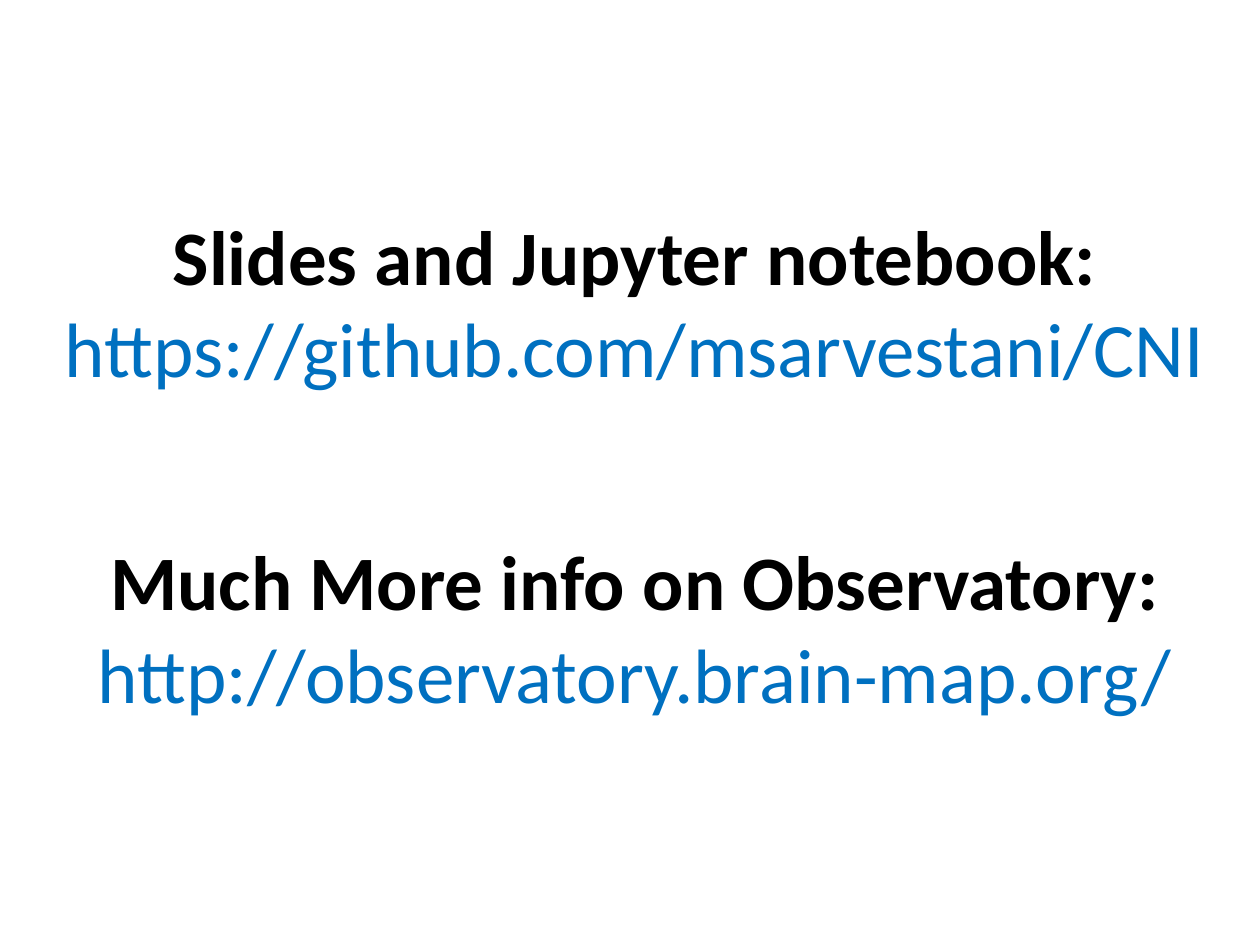
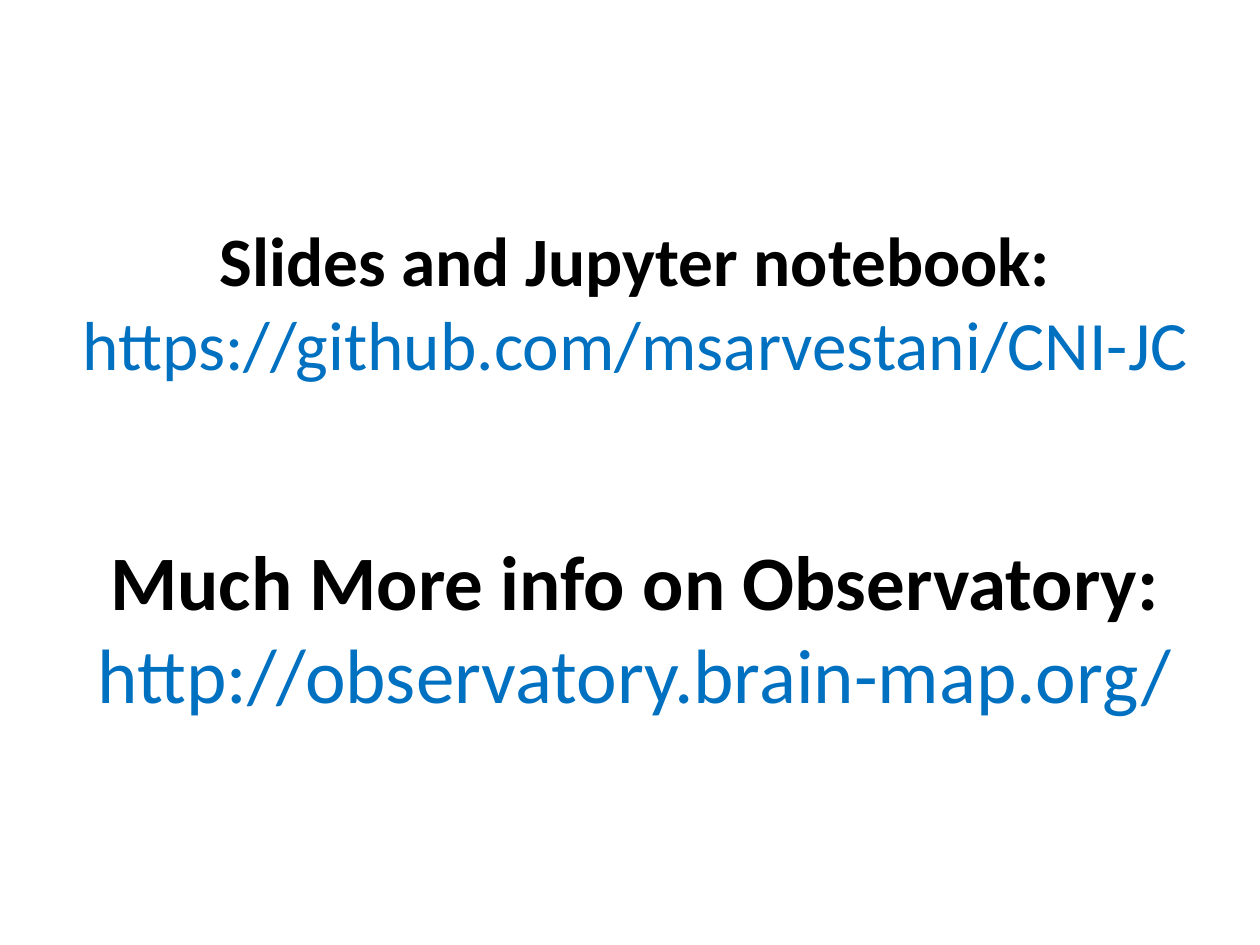
Before and after one commit to geffenlab/CNI-JC, a slide deck: slide 21 of Allen_Brain_Observatory_Dataset.pptx (slide 20 before the commit). Drawn at 1260x945 pixels with LibreOffice and Linux fonts; fonts in the diff are those of the drawing. Boxes give left, top, right and bottom in pixels: in the first picture for what was removed or moved away, otherwise in the second. Text is boxed around its words. In the diff, an @@ line names an element or a change of style, - is before the commit and + after.

```diff
--- a/Allen_Brain_Observatory_Dataset.pptx
+++ b/Allen_Brain_Observatory_Dataset.pptx
@@ title at [82,237,1187,382]: text changed; size 44 to 39.6 pt @@
-Slides and Jupyter notebook:
-https://github.com/msarvestani/CNI
+Slides and Jupyter notebook:
+https://github.com/msarvestani/CNI-JC
```
Also in this commit, not shown: 6 other slides changed, 1 slide added.
